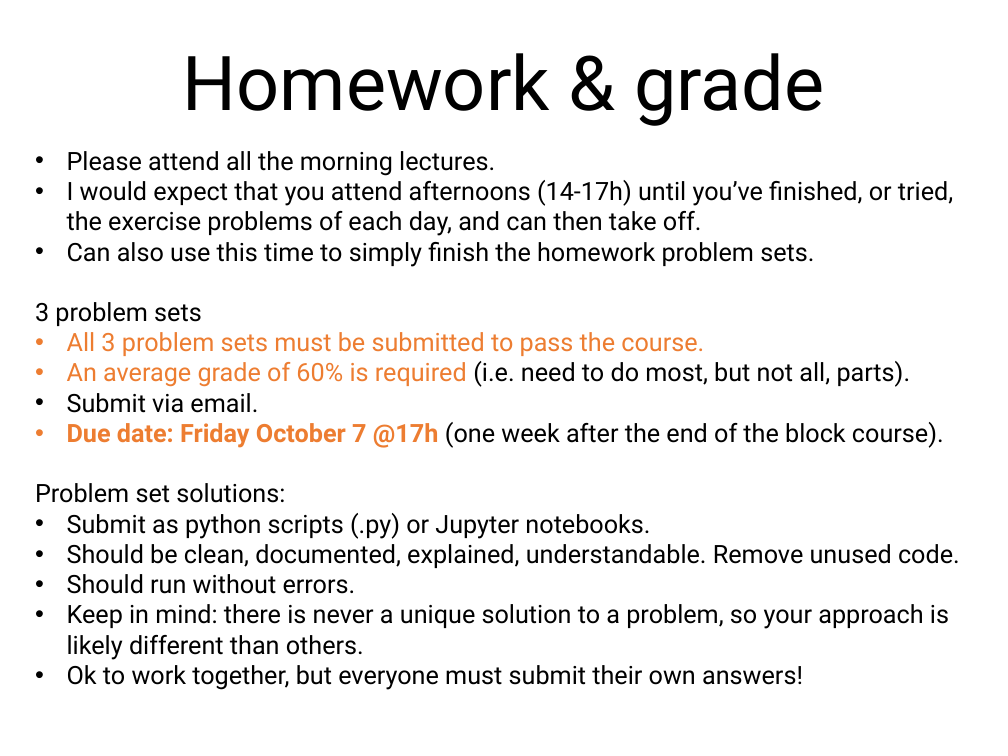
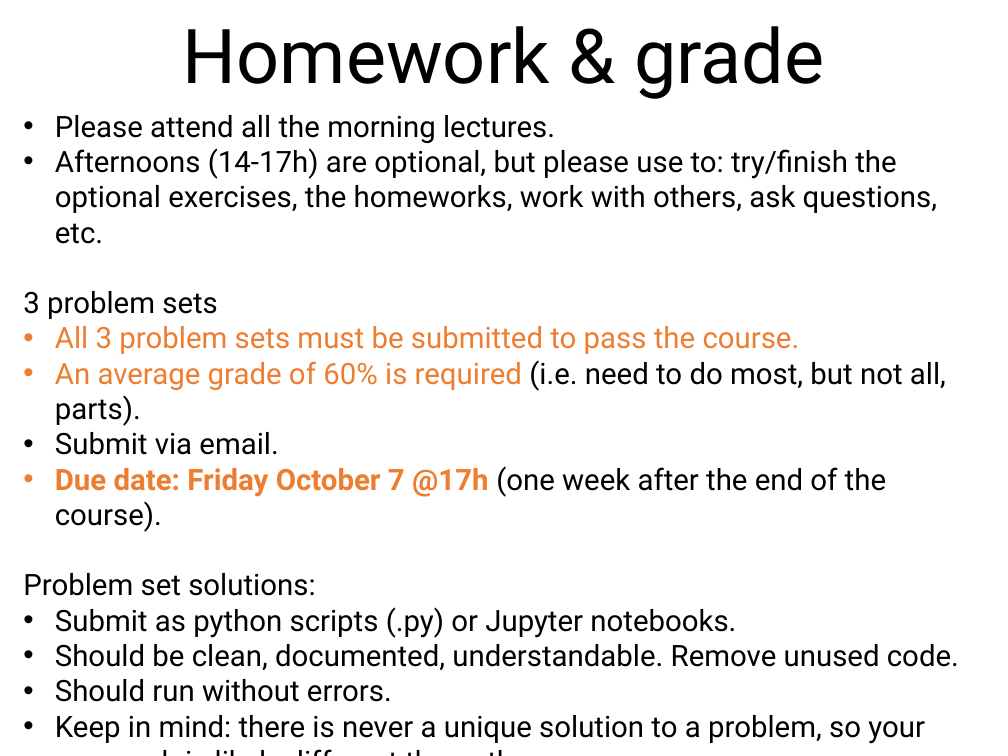
Before and after one commit to nelson-group/pycourse, a slide deck: slide 8 of intro.pptx (slide 9 before the commit). Drawn at 1008x756 pixels with LibreOffice and Linux fonts; fonts in the diff are those of the drawing. Boxes give left, top, right and bottom in pixels: in the first picture for what was removed or moved away, otherwise in the second. Text is boxed around its words. In the diff, an @@ line names an element or a change of style, - is before the commit and + after.

```diff
--- a/intro.pptx
+++ b/intro.pptx
@@ title "Homework & grade": place and size @@
-title "Homework & grade" at <box>183,53,824,126</box>
+title "Homework & grade" at <box>183,26,824,99</box>
@@ text "Please attend all the morning ...": place and size @@
-text "Please attend all the morning ..." at <box>35,151,960,690</box>
+text "Please attend all the morning ..." at <box>23,115,959,744</box>
@@ text at <box>23,115,946,744</box>: size 18 to 21 pt in "Please attend all the morning lectures.", "3 problem sets", "All 3 problem sets must be submitted ...", "An average grade of 60% is required ..." and 6 more places @@
@@ text at <box>55,148,937,244</box>: text changed; size 18 to 21 pt @@
-• I would expect that you attend afternoons (14-17h) until you’ve finished, or tried, the exercise problems of each day, and can then take off.
-• Can also use this time to simply finish the homework problem sets.
+• Afternoons (14-17h) are optional, but please use to: try/finish the optional exercises, the homeworks, work with others, ask questions, etc.
@@ text at <box>55,466,886,532</box>: text changed; size 18 to 21 pt @@
-• Due date: Friday October 7 @17h (one week after the end of the block course).
+• Due date: Friday October 7 @17h (one week after the end of the course).
@@ text at <box>55,644,959,670</box>: text changed; size 18 to 21 pt @@
-• Should be clean, documented, explained, understandable. Remove unused code.
+• Should be clean, documented, understandable. Remove unused code.
```
Also in this commit, not shown: 5 other slides changed, 1 slide removed.
